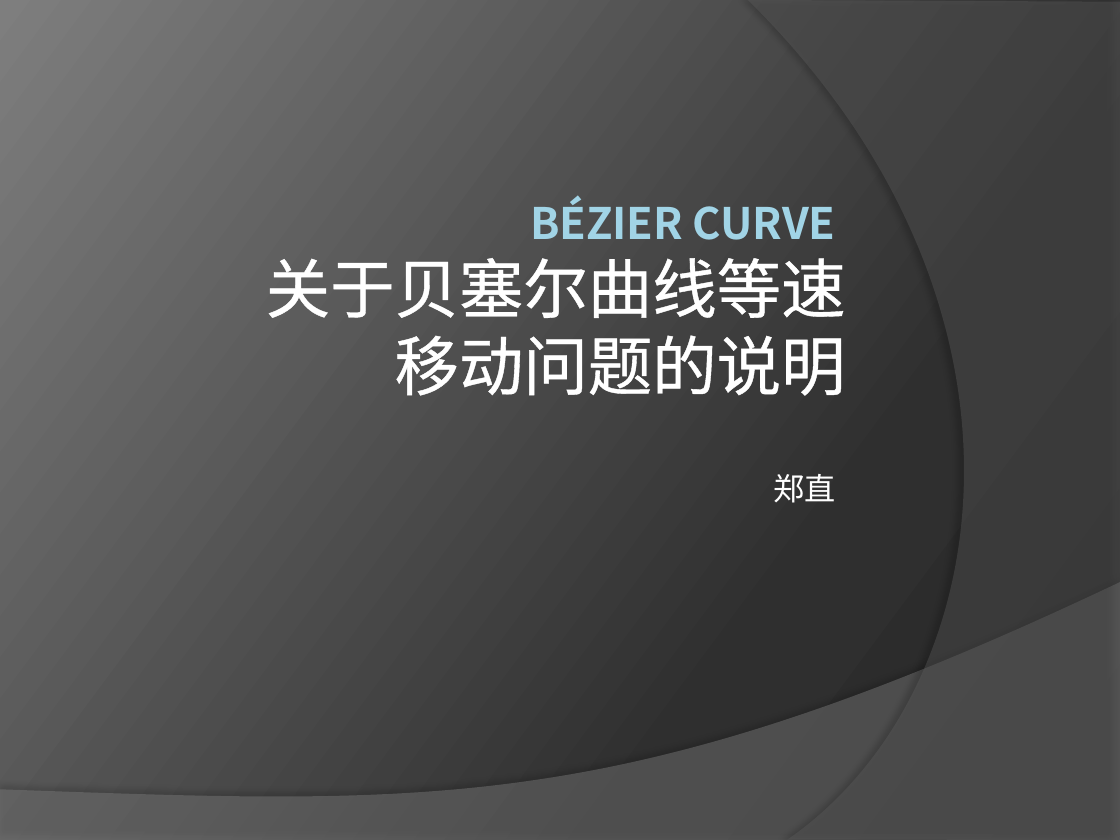
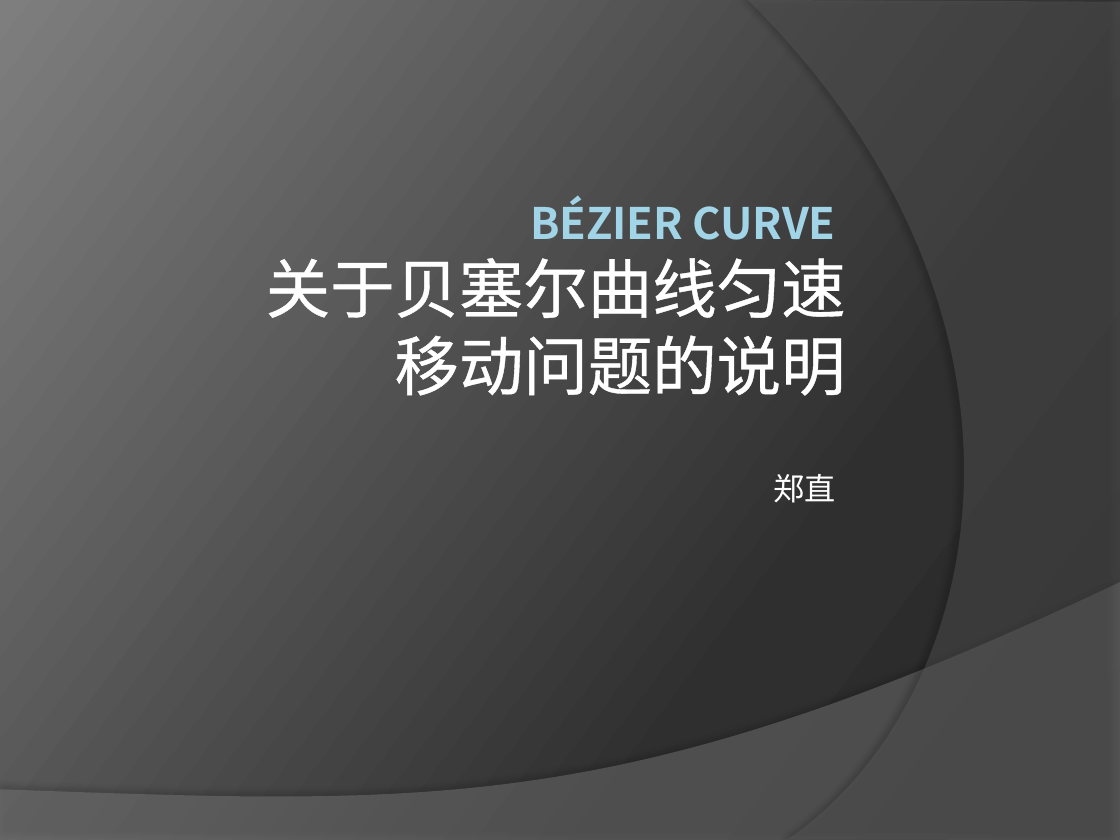
Before and after one commit to LEAVESZJ/BezierCurve, a slide deck: slide 1 of PPT/关于贝塞尔曲线等速移动问题的说明.pptx. Drawn at 1120x840 pixels with LibreOffice and Linux fonts; fonts in the diff are those of the drawing. Boxes give left, top, right and bottom in pixels: in the first picture for what was removed or moved away, otherwise in the second. Text is boxed around its words. In the diff, an @@ line names an element or a change of style, - is before the commit and + after.

```diff
--- a/PPT/关于贝塞尔曲线等速移动问题的说明.pptx
+++ b/PPT/关于贝塞尔曲线等速移动问题的说明.pptx
@@ title at (266, 195, 846, 396): text changed @@
-BÉZIER CURVE
-关于贝塞尔曲线等速
-移动问题的说明
+BÉZIER CURVE
+关于贝塞尔曲线匀速
+移动问题的说明
```
Also in this commit, not shown: 5 other slides changed, 4 slides added.
